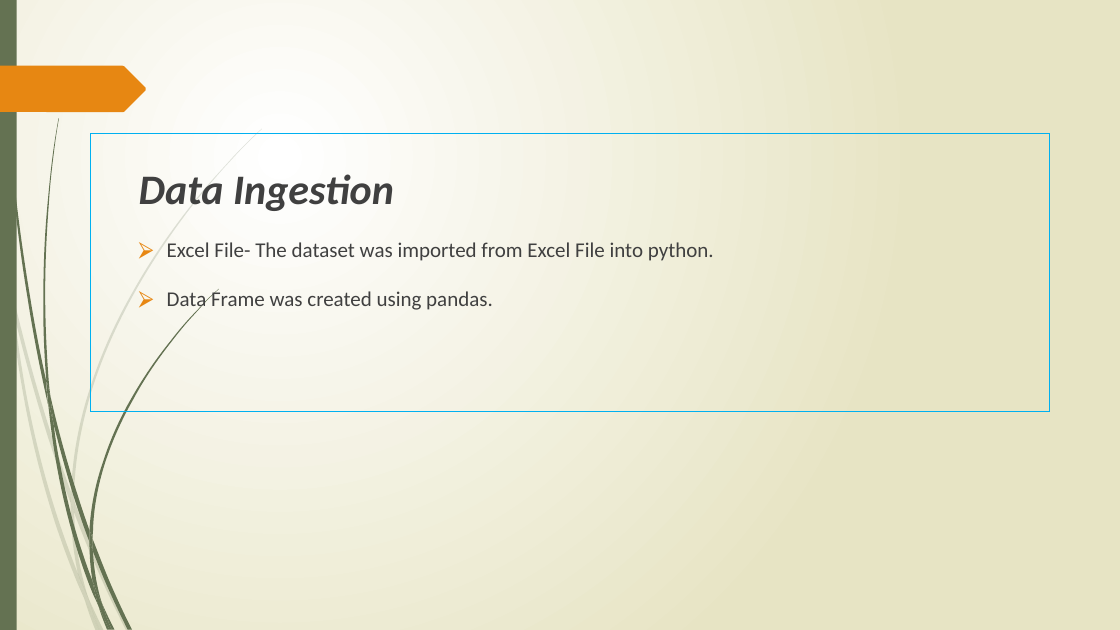
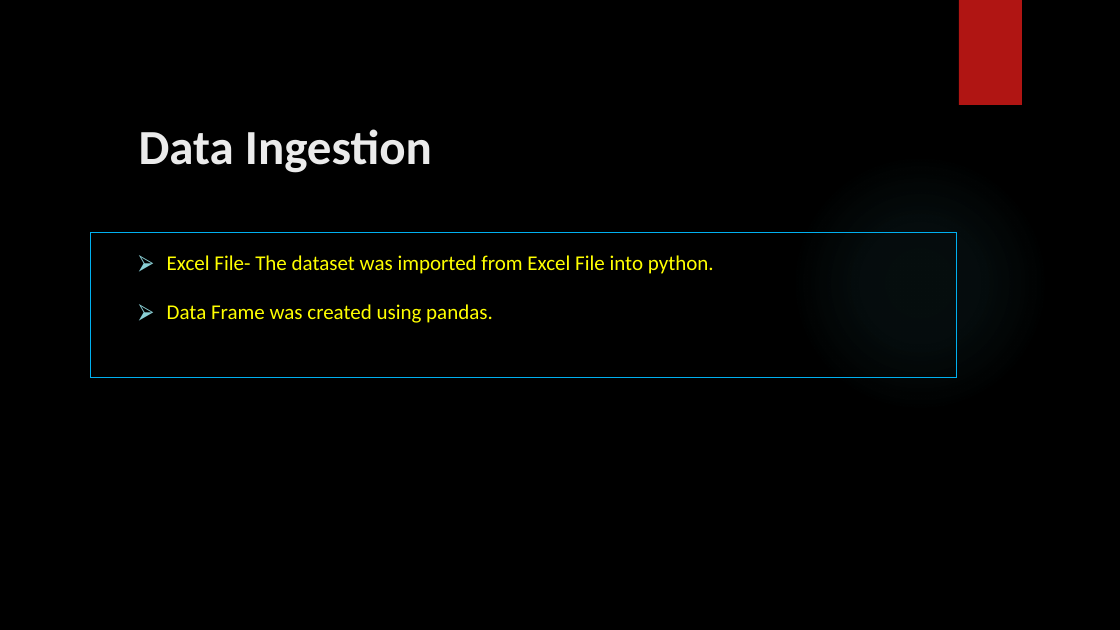
Before and after one commit to VaibhavJoshi95/Internship-InsurancePremiumPrediction, a slide deck: slide 5 of Documents/Insurance Premium Prediction.pptx. Drawn at 1120x630 pixels with LibreOffice and Linux fonts; fonts in the diff are those of the drawing; background and template pictures are left out. Boxes give left, top, right and bottom in pixels: in the first picture for what was removed or moved away, otherwise in the second. Text is boxed around its words. In the diff, an @@ line names an element or a change of style, - is before the commit and + after.

```diff
--- a/Documents/Insurance Premium Prediction.pptx
+++ b/Documents/Insurance Premium Prediction.pptx
@@ background gradient #FFFFFF to #E8E6C4 to picture (left out) @@
@@ rectangle removed at (0, 0, 17, 630) @@
@@ rectangle added at (959, 0, 1022, 105), fill #B01513 @@
@@ freeform shape removed at (0, 66, 146, 112) @@
@@ text added at (139, 129, 432, 173), 42 pt, text #EBEBEB, bold @@
+  Data Ingestion
@@ text at (139, 174, 394, 211): paragraph removed @@
-  Data Ingestion
@@ ellipse added at (791, 154, 1049, 413), fill gradient #50B9C1 @@
@@ text "Excel File- The dataset was ...": place and size @@
-text "Excel File- The dataset was ..." at (90, 133, 1050, 411)
+text "Excel File- The dataset was ..." at (90, 233, 956, 378)
@@ text "Excel File- The dataset was ..." at (90, 233, 956, 378): text colour #404040 to #FFFF00; bullet colour #E78712 to #8AD0D6 @@
@@ group removed at (0, 129, 262, 630): 10 freeform shapes @@
@@ group removed at (3, 0, 218, 630): 12 freeform shapes @@
```
Also in this commit, not shown: 11 other slides changed, 1 slide added, 4 other files.
